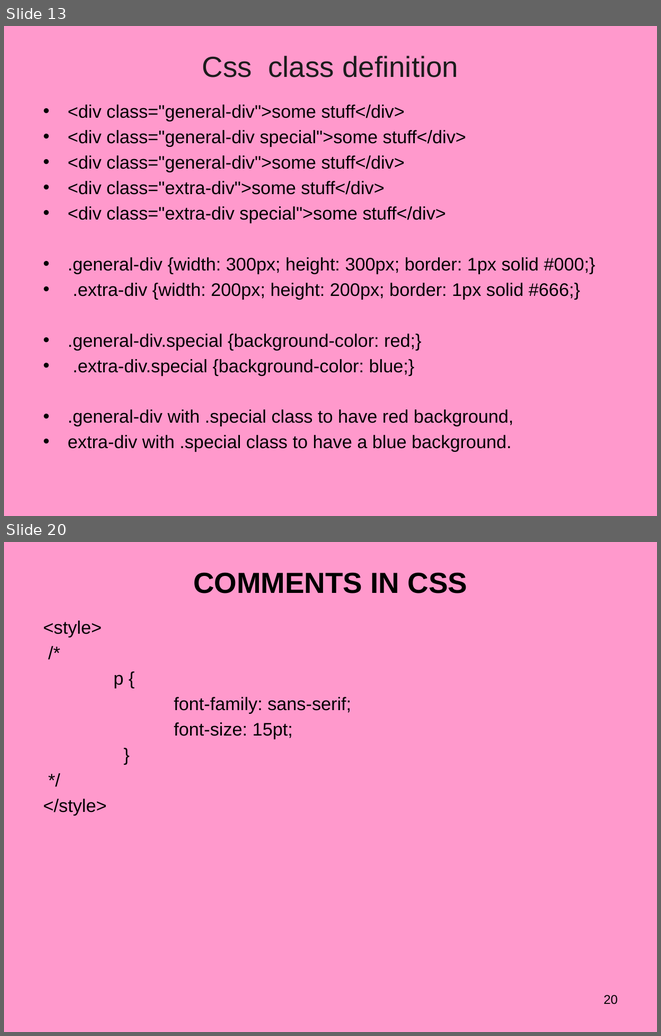
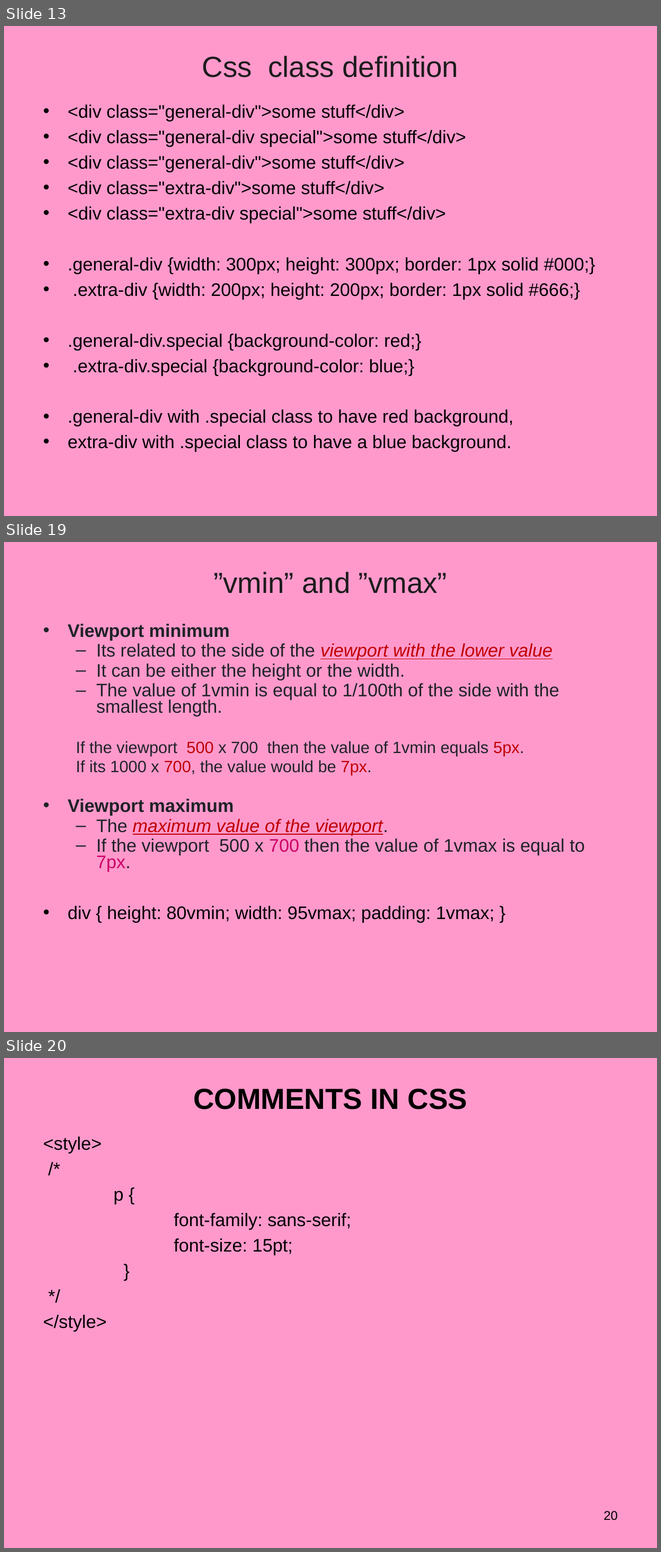
Before and after one commit to vatsanTraining/ui_june_2024, a slide deck: CSS_2024.pptx. Shown one above the other, each under a label of ours: slides 13 and 20 before the commit, slides 13, 19 and 20 after it; the slides between them are not shown. The pictures are 661x1036 and 661x1552 pixels, drawn with LibreOffice and Linux fonts; fonts in the diff are those of the drawing; background and template pictures are left out. Boxes give left, top, right and bottom in pixels: in the first picture for what was removed or moved away, otherwise in the second. Text is boxed around its words. In the diff, an @@ line names an element or a change of style, - is before the commit and + after.

```diff
--- a/CSS_2024.pptx
+++ b/CSS_2024.pptx
@@ slide 19 added at (4, 542, 657, 1032), background picture (left out) @@
@@ title added at (213, 572, 447, 593), 32 pt, text #1C1C1C @@
+”vmin” and ”vmax”
@@ text added at (68, 624, 585, 923), 20 pt, text #1F2327 @@
+• Viewport minimum
+  – Its related to the side of the viewport with the lower value
+  – It can be either the height or the width.
+  – The value of 1vmin is equal to 1/100th of the side with the smallest length.
+  If the viewport 500 x 700 then the value of 1vmin equals 5px.
+  If its 1000 x 700, the value would be 7px.
+• Viewport maximum
+  – The maximum value of the viewport.
+  – If the viewport 500 x 700 then the value of 1vmax is equal to 7px.
+• div { height: 80vmin; width: 95vmax; padding: 1vmax; }
```
Also in this commit, not shown: 3 slides changed, 7 other slides added, 6 slides removed, 24 other files.
